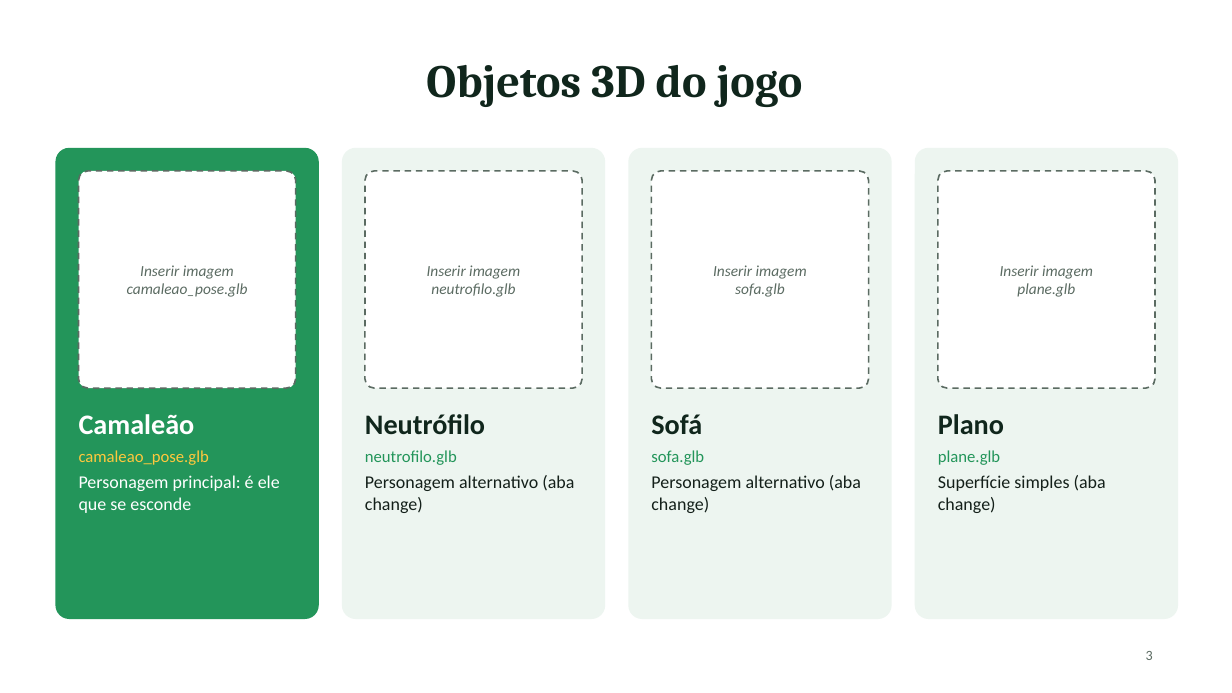
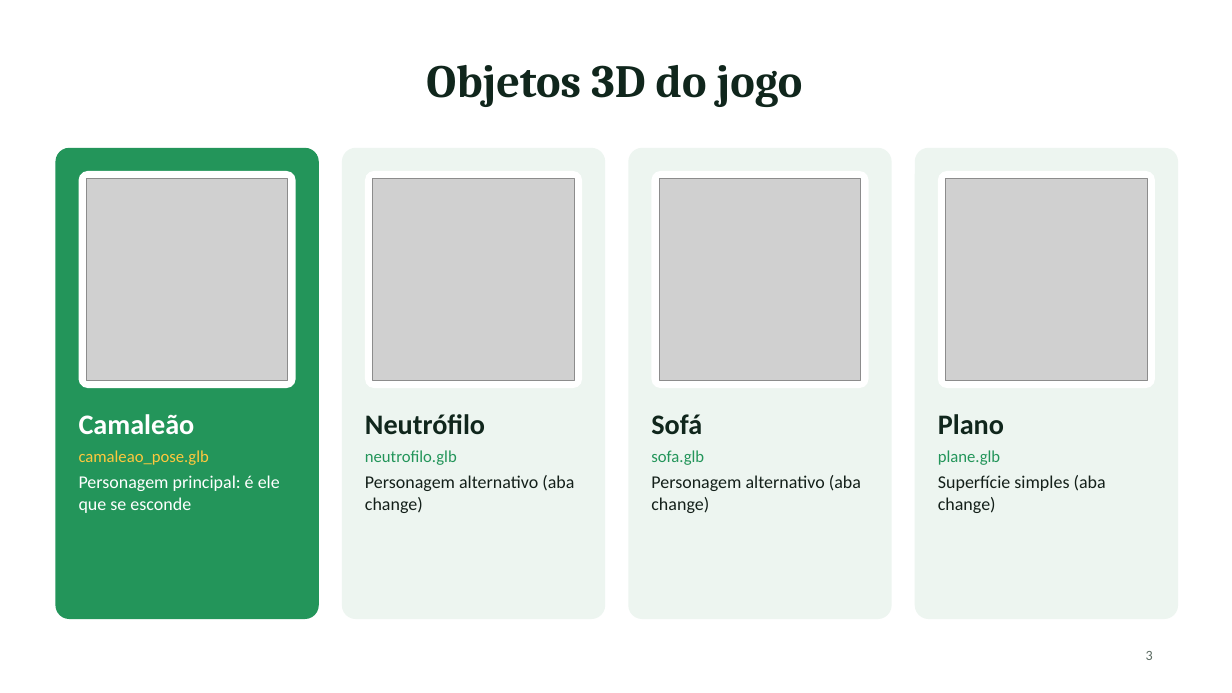
Before and after one commit to MuriloNephi/AndroidAppTemplateAR, a slide deck: slide 3 of ENTREGAS/apresentacao-jogo-ar.pptx. Drawn at 1232x693 pixels with LibreOffice and Linux fonts; fonts in the diff are those of the drawing; grey boxes stand for pictures. Boxes give left, top, right and bottom in pixels: in the first picture for what was removed or moved away, otherwise in the second. Text is boxed around its words. In the diff, an @@ line names an element or a change of style, - is before the commit and + after.

```diff
--- a/ENTREGAS/apresentacao-jogo-ar.pptx
+++ b/ENTREGAS/apresentacao-jogo-ar.pptx
@@ picture added at box(86, 178, 287, 380) @@
@@ picture added at box(372, 178, 574, 380) @@
@@ picture added at box(659, 178, 860, 380) @@
@@ outline #5B6B62 1.25 pt dashed to none in 4 elements at box(79, 171, 296, 388), box(365, 171, 582, 388), box(652, 171, 869, 388), box(938, 171, 1155, 388) @@
@@ picture added at box(945, 178, 1147, 380) @@
@@ text removed at box(127, 265, 248, 297) @@
-Inserir imagem
-camaleao_pose.glb
@@ text removed at box(427, 265, 520, 297) @@
-Inserir imagem
-neutrofilo.glb
@@ text removed at box(713, 265, 807, 297) @@
-Inserir imagem
-sofa.glb
@@ text removed at box(1000, 265, 1093, 297) @@
-Inserir imagem
-plane.glb
```
Also in this commit, not shown: 1 other slide changed, 2 other files.
